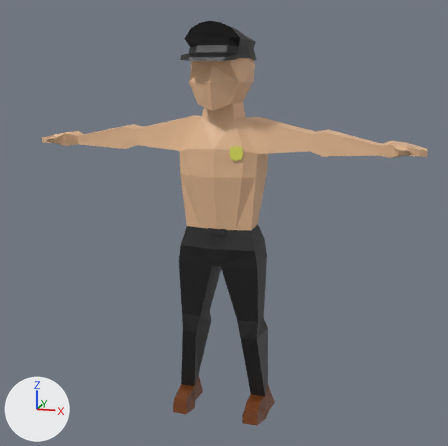
The Blender file TopDownRPG/Assets/Prefab/Characters/Enemy/Model/Enemy_police.blend, before and after one commit.
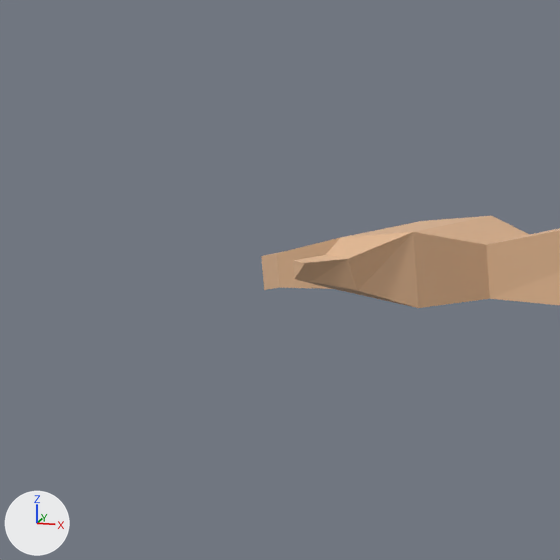
The first picture shows the older version from a 50 mm camera at (5.54, -18.81, 11.35) aimed at (0.22, -0.64, 6.66). The close-ups show both versions on the part from 0% to 20% of the width and 22% to 42% of the height of that picture; other places that the commit changed are outside them. The lights are fixed; the arrows at lower left show +X, +Y and +Z.

In view in the first close-up: 'Shirt'.
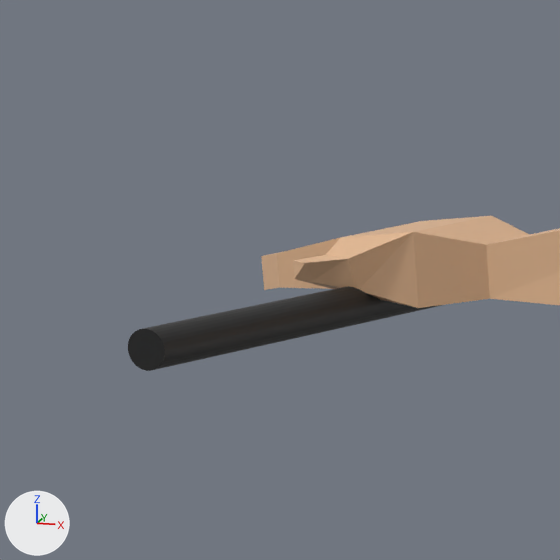
The change, as a diff of the scene's bpy script:
```diff
--- a/TopDownRPG/Assets/Prefab/Characters/Enemy/Model/Enemy_police.blend.py
+++ b/TopDownRPG/Assets/Prefab/Characters/Enemy/Model/Enemy_police.blend.py
@@ mat_baton @@
+mat_baton = principled_material('Baton')
+mat_baton.base_color = (0.0311, 0.0311, 0.0311)  # black #313131
+mat_baton.metallic = 0.5
@@ me_cylinder_001 @@
+me_cylinder_001.from_pydata(...)  # 64 vertices, 34 faces; spans x -23.5..23.5, y -1.7..1.7, z -0.3..0.3
+me_cylinder_001.materials.append(mat_baton)  # black #313131
@@ ob_baton @@
+ob_baton = bpy.data.objects.new('Baton', me_cylinder_001)
+ob_baton.location = (-5.399, -1.346, 8.932)
+ob_baton.rotation_euler = (0.0, 0.0, -1.571)  # degrees (0, 0, -90)
+ob_baton.scale = (0.059, 0.059, 0.298)
```

Boxes (x1, y1, x2, y2) around the edits, measured in the close-ups (560 x 560 px):
'Baton', added (black): after (128, 286, 446, 371)
